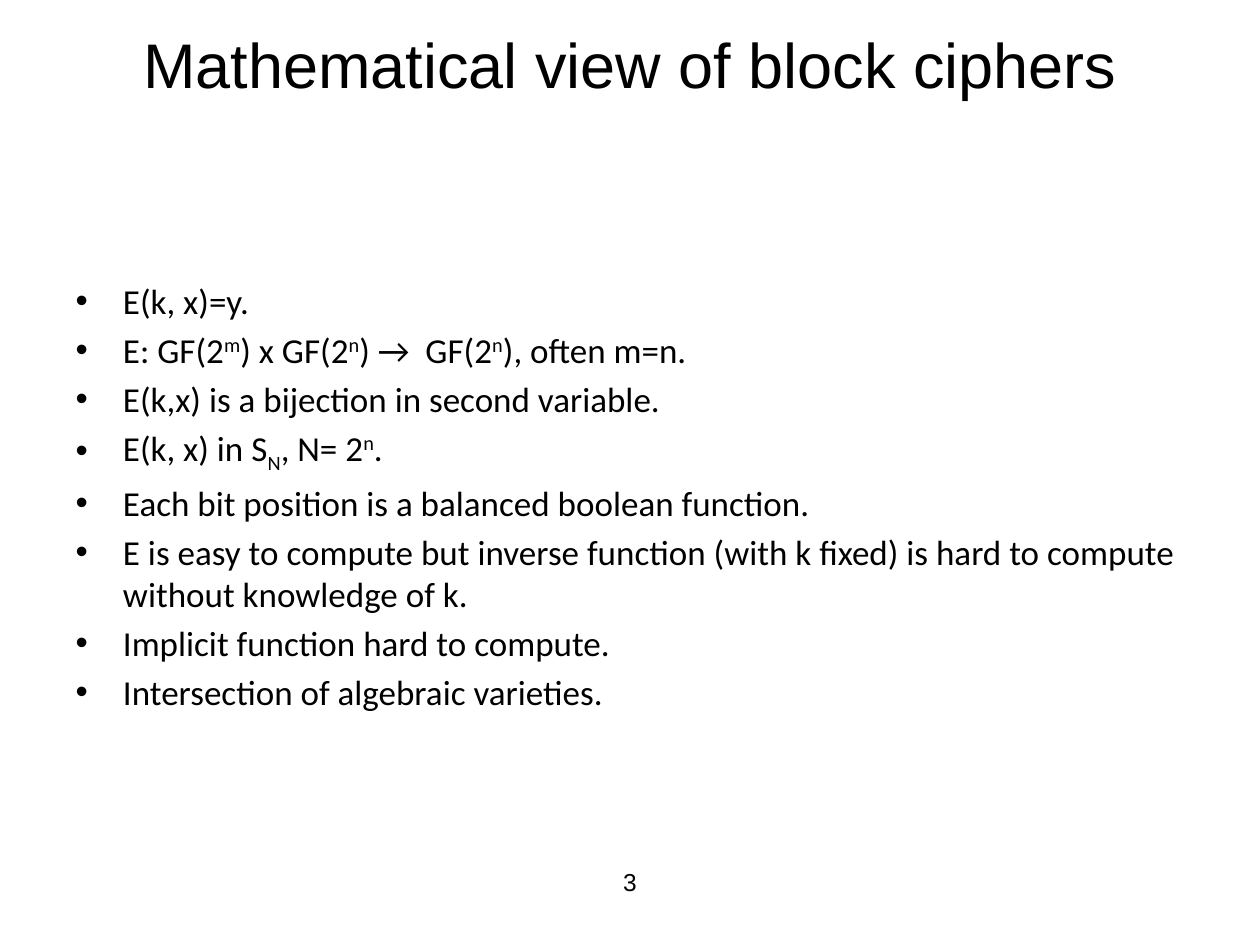
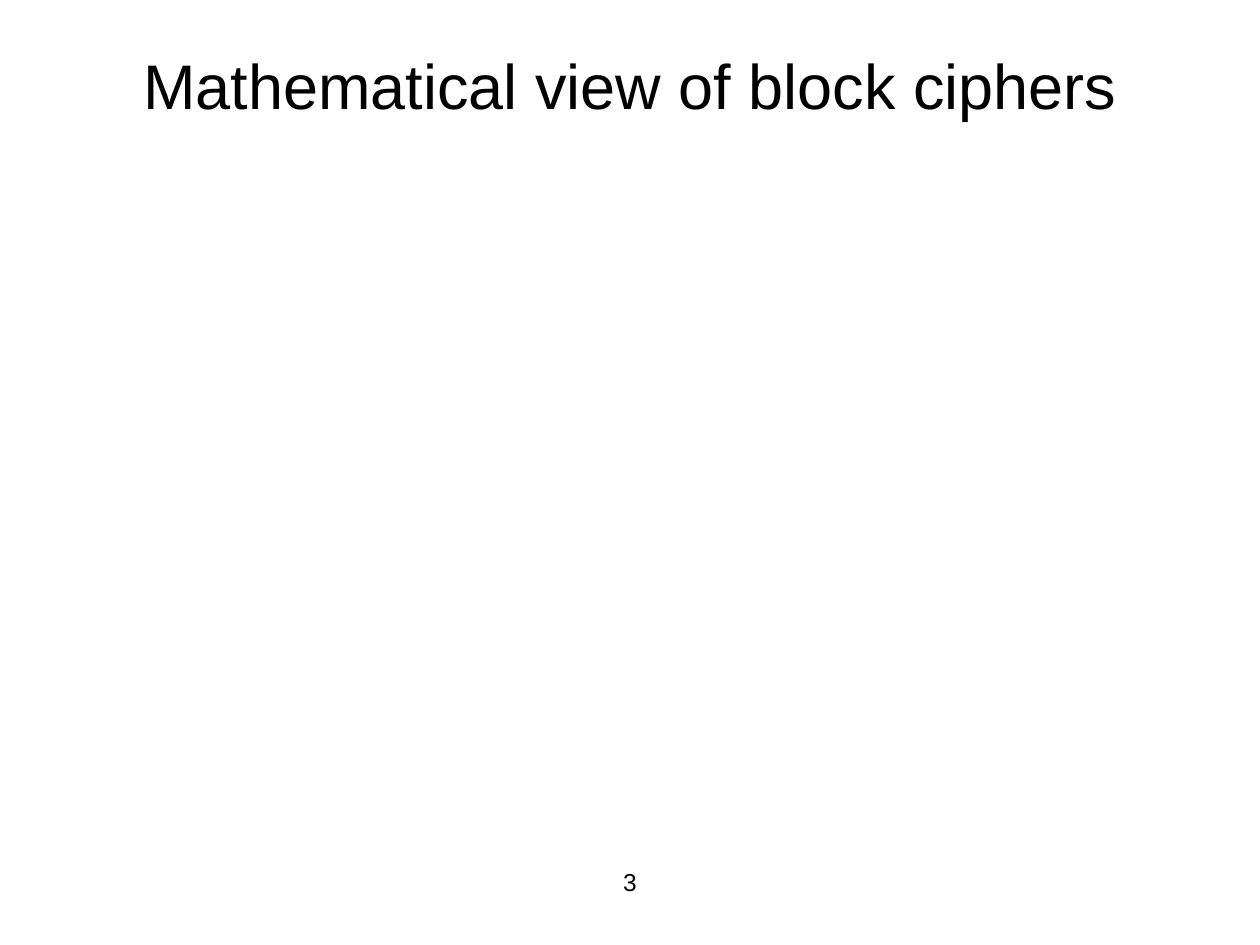
Before and after one commit to jlmucb/class_notes, a slide deck: slide 3 of BerkeleyClass/CS290Spring2013/Lectures/Cryptoclass3.pptx. Drawn at 1260x945 pixels with LibreOffice and Linux fonts; fonts in the diff are those of the drawing; grey boxes stand for pictures. Boxes give left, top, right and bottom in pixels: in the first picture for what was removed or moved away, otherwise in the second. Text is boxed around its words. In the diff, an @@ line names an element or a change of style, - is before the commit and + after.

```diff
--- a/BerkeleyClass/CS290Spring2013/Lectures/Cryptoclass3.pptx
+++ b/BerkeleyClass/CS290Spring2013/Lectures/Cryptoclass3.pptx
@@ title "Mathematical view of block ciphers": place and size @@
-title "Mathematical view of block ciphers" at <box>143,42,1116,99</box>
+title "Mathematical view of block ciphers" at <box>143,63,1116,120</box>
@@ text removed at <box>123,288,1174,711</box> @@
-• E(k, x)=y.
-• E: GF(2m) x GF(2n) → GF(2n), often m=n.
-• E(k,x) is a bijection in second variable.
-• E(k, x) in SN, N= 2n.
-• Each bit position is a balanced boolean function.
-• E is easy to compute but inverse function (with k fixed) is hard to compute without knowledge of k.
-• Implicit function hard to compute.
-• Intersection of algebraic varieties.
```
Also in this commit, not shown: 24 other slides changed, 1 other file.
